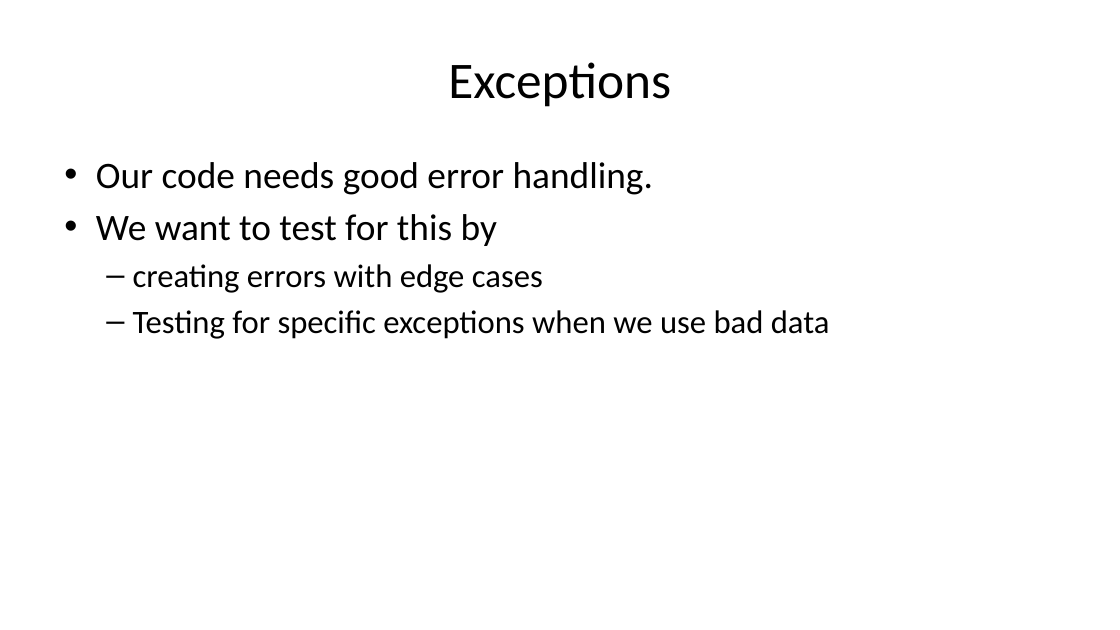
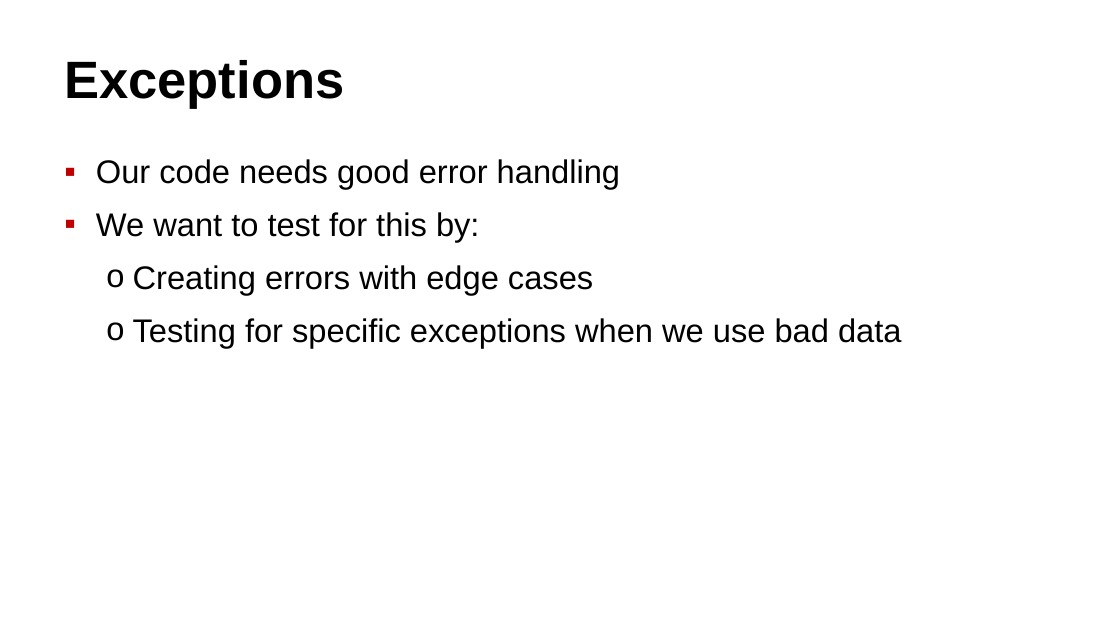
Before and after one commit to way0utwest/TestingTSQL, a slide deck: slide 21 of DB-Delivery-Get-Testing-TSQL.pptx (slide 22 before the commit). Drawn at 1120x630 pixels with LibreOffice and Linux fonts; fonts in the diff are those of the drawing. Boxes give left, top, right and bottom in pixels: in the first picture for what was removed or moved away, otherwise in the second. Text is boxed around its words. In the diff, an @@ line names an element or a change of style, - is before the commit and + after.

Commit message:
Updated layour
Mode consistent styles and slides. Added demo decks, updated Our Story
to include check marks.

```diff
--- a/DB-Delivery-Get-Testing-TSQL.pptx
+++ b/DB-Delivery-Get-Testing-TSQL.pptx
@@ title "Exceptions" at bbox=[64, 60, 344, 109]: size 44 to 45 pt, font Calibri to Arial, bold on; alignment centre to left @@
@@ text at bbox=[96, 159, 620, 295]: text changed; size 32 to 28 pt; font Calibri to Arial @@
-• Our code needs good error handling.
-• We want to test for this by
-  – creating errors with edge cases
+▪ Our code needs good error handling
+▪ We want to test for this by:
+  o Creating errors with edge cases
@@ text at bbox=[133, 318, 902, 348]: font Calibri to Arial in "Testing for specific exceptions when we use ..."; bullet – to o; more space between paragraphs @@
```
Also in this commit, not shown: 26 other slides changed, 1 slide removed.
